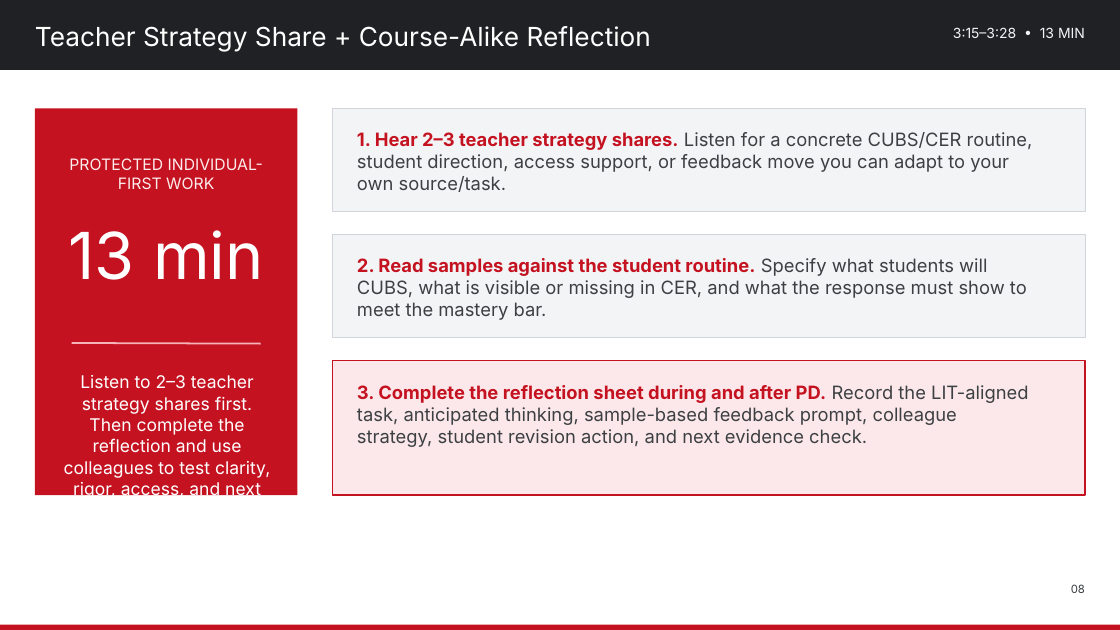
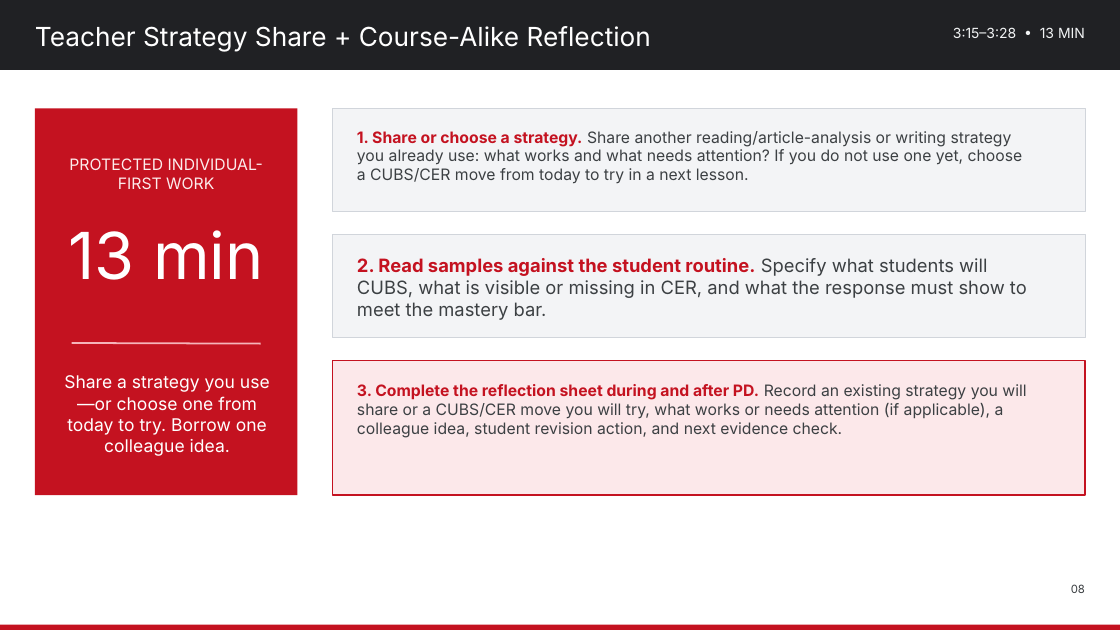
Before and after one commit to nbhs-science/nbhs-science, a slide deck: slide 8 of assets/plc/2026-10-28_Science_Department_PD_Strengthening_Science_Literacy.pptx. Drawn at 1120x630 pixels with LibreOffice and Linux fonts; fonts in the diff are those of the drawing. Boxes give left, top, right and bottom in pixels: in the first picture for what was removed or moved away, otherwise in the second. Text is boxed around its words. In the diff, an @@ line names an element or a change of style, - is before the commit and + after.

Commit message:
Align Oct. 28 PD strategy-share materials
Update the PD deck, agenda, and quick planning sheet so teachers may share existing reading/article-analysis or writing strategies, discuss what works and any challenge, or choose a CUBS/CER move to try in an upcoming lesson.

```diff
--- a/assets/plc/2026-10-28_Science_Department_PD_Strengthening_Science_Literacy.pptx
+++ b/assets/plc/2026-10-28_Science_Department_PD_Strengthening_Science_Literacy.pptx
@@ text at [357, 131, 1023, 184]: text changed; size 21 to 18 pt @@
-1. Hear 2–3 teacher strategy shares. Listen for a concrete CUBS/CER routine, student direction, access support, or feedback move you can adapt to your own source/task.
+1. Share or choose a strategy. Share another reading/article-analysis or writing strategy you already use: what works and what needs attention? If you do not use one yet, choose a CUBS/CER move from today to try in a next lesson.
@@ text at [64, 375, 270, 456]: text changed @@
-Listen to 2–3 teacher strategy shares first. Then complete the reflection and use colleagues to test clarity, rigor, access, and next steps.
+Share a strategy you use—or choose one from today to try. Borrow one colleague idea.
@@ text at [357, 384, 1026, 438]: text changed; size 21 to 18 pt @@
-3. Complete the reflection sheet during and after PD. Record the LIT-aligned task, anticipated thinking, sample-based feedback prompt, colleague strategy, student revision action, and next evidence check.
+3. Complete the reflection sheet during and after PD. Record an existing strategy you will share or a CUBS/CER move you will try, what works or needs attention (if applicable), a colleague idea, student revision action, and next evidence check.
```
Also in this commit, not shown: 2 other slides changed, 3 other files.
